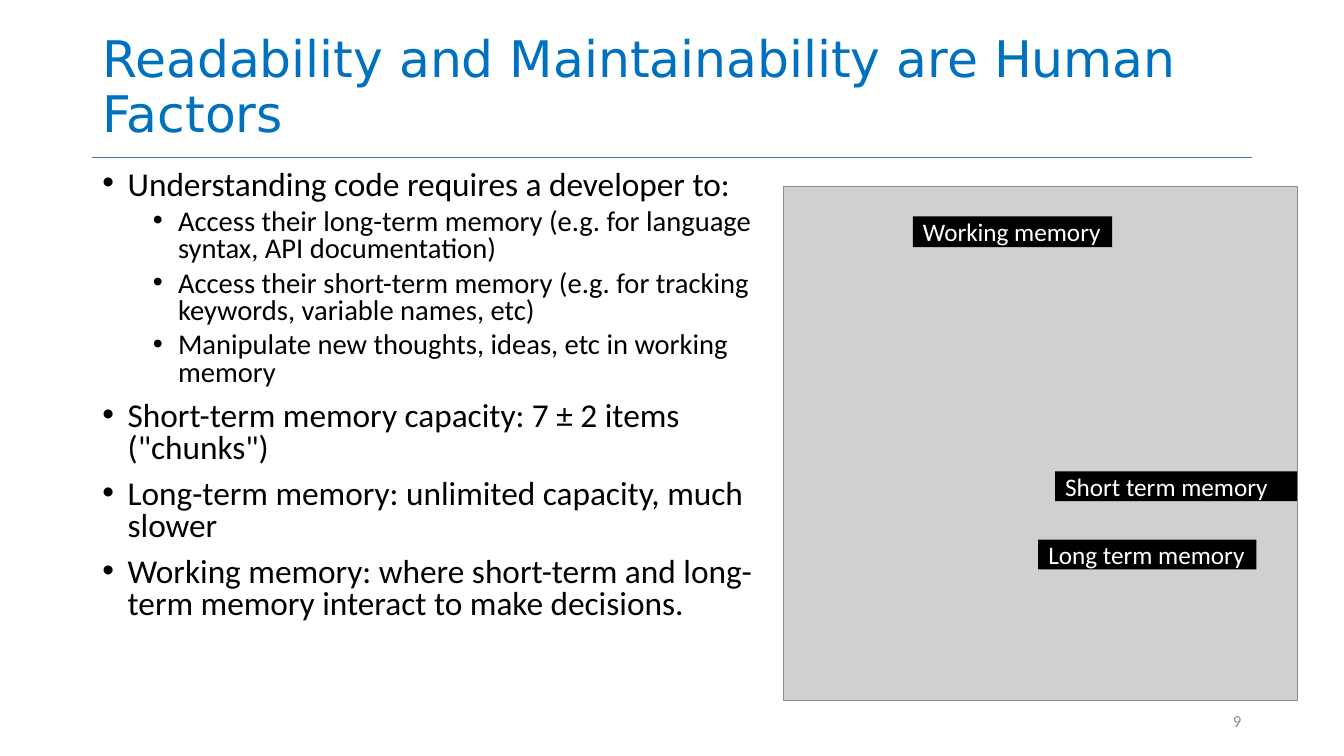
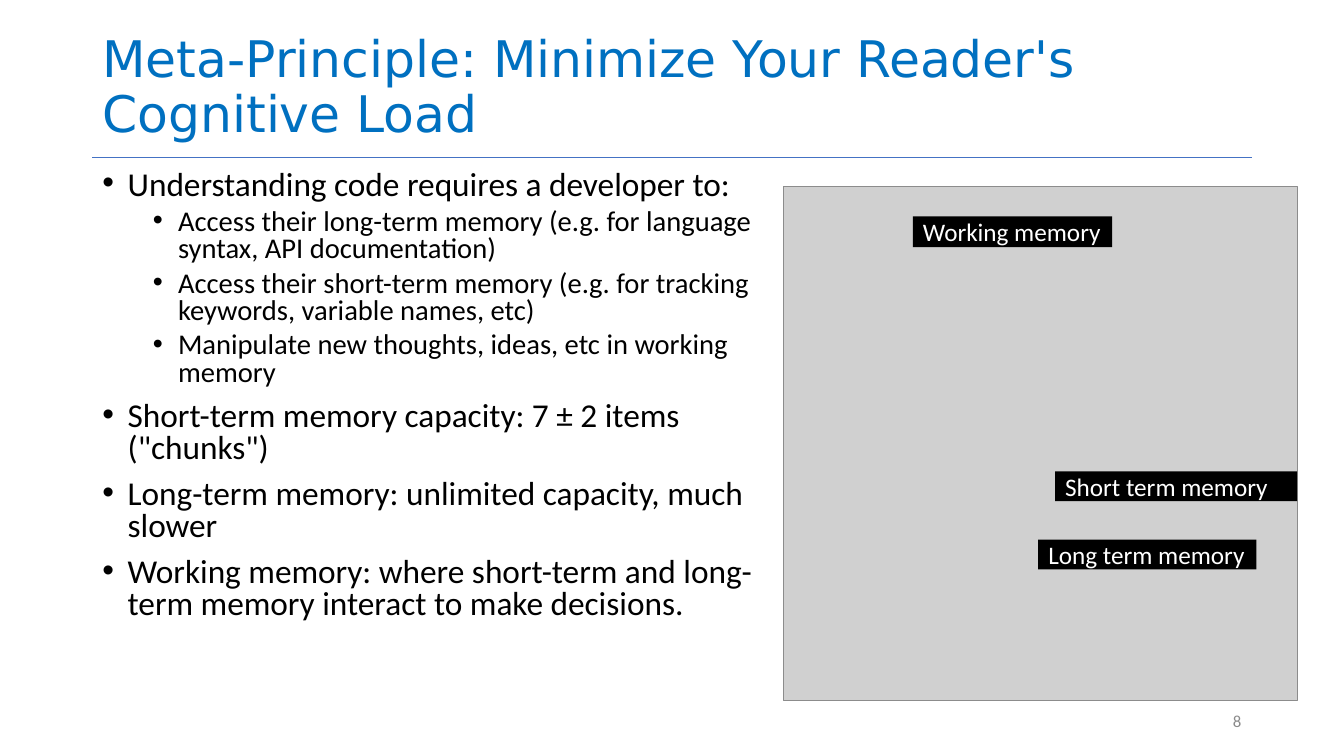
Before and after one commit to neu-se/CS4530-Spring-2026, a slide deck: slide 8 of Slides/Module 08 Code Level Design.pptx (slide 9 before the commit). Drawn at 1344x756 pixels with LibreOffice and Linux fonts; fonts in the diff are those of the drawing; grey boxes stand for pictures. Boxes give left, top, right and bottom in pixels: in the first picture for what was removed or moved away, otherwise in the second. Text is boxed around its words. In the diff, an @@ line names an element or a change of style, - is before the commit and + after.

```diff
--- a/Slides/Module 08 Code Level Design.pptx
+++ b/Slides/Module 08 Code Level Design.pptx
@@ title at (102, 38, 1074, 143): text changed @@
-Readability and Maintainability are Human Factors
+Meta-Principle: Minimize Your Reader's Cognitive Load
@@ page number at (1233, 715, 1241, 727): text changed @@
-9
+8
```
Also in this commit, not shown: 14 other slides changed, 3 slides added, 1 other file.
